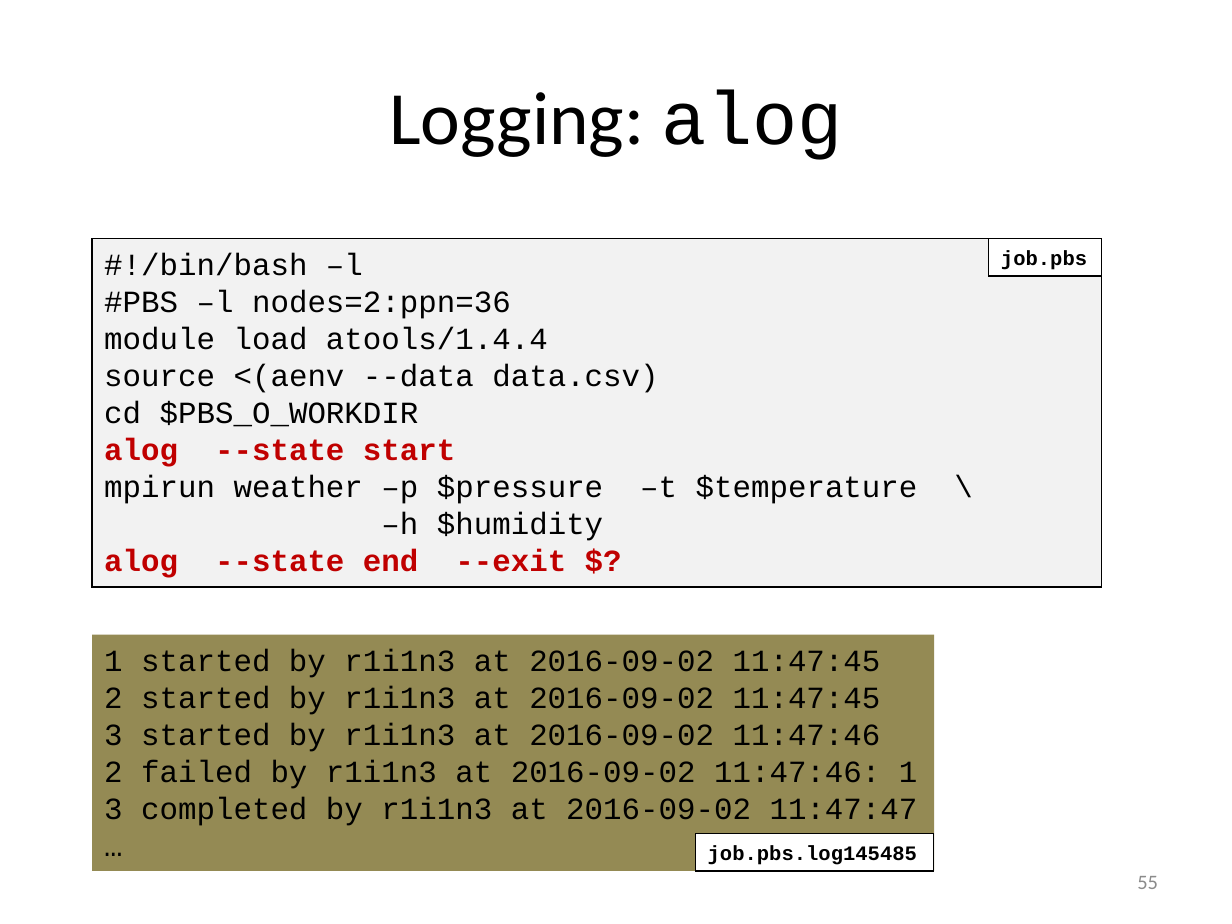
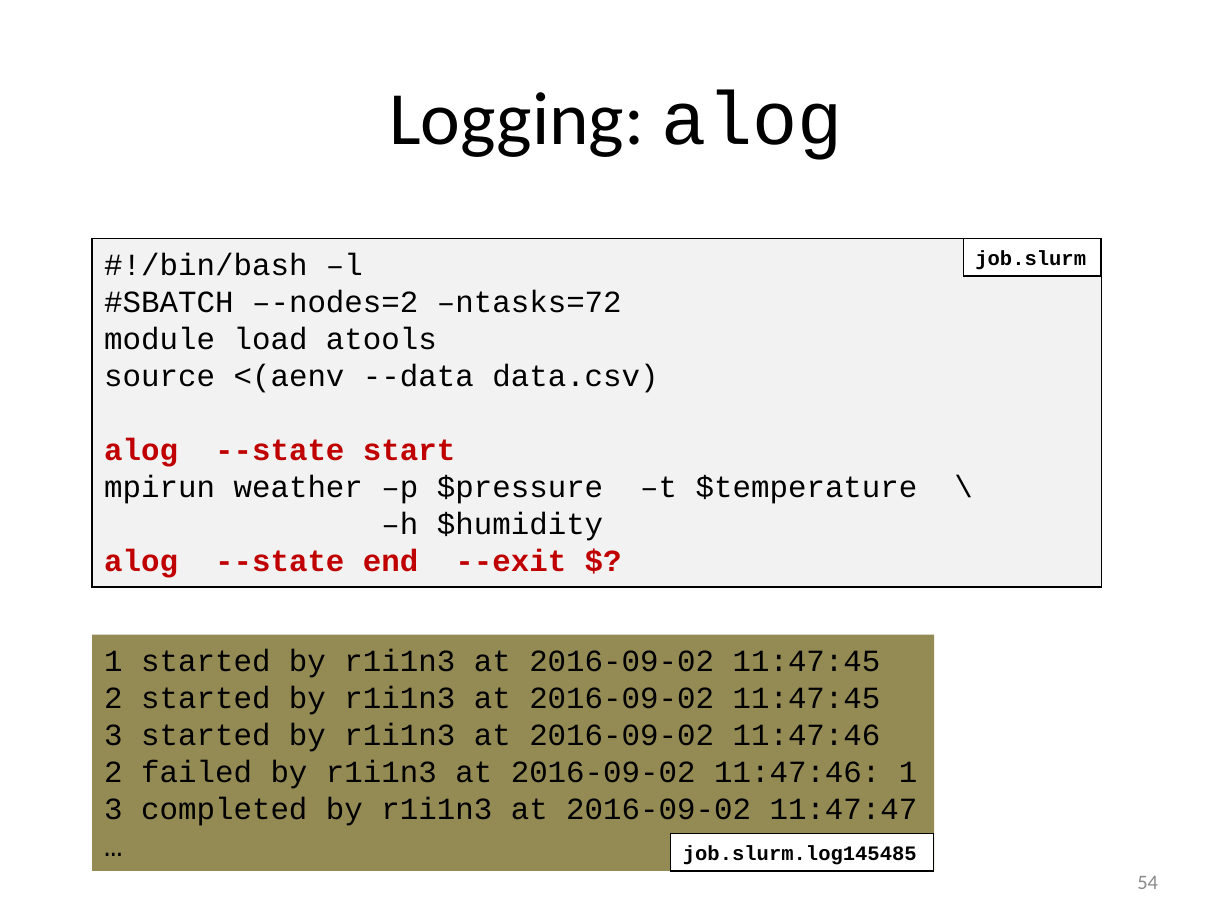
Before and after one commit to gjbex/worker-and-atools, a slide deck: slide 54 of worker_atools.pptx (slide 55 before the commit). Drawn at 1232x924 pixels with LibreOffice and Linux fonts; fonts in the diff are those of the drawing. Boxes give left, top, right and bottom in pixels: in the first picture for what was removed or moved away, otherwise in the second. Text is boxed around its words. In the diff, an @@ line names an element or a change of style, - is before the commit and + after.

Commit message:
Adapted atools slides for Slurm

```diff
--- a/worker_atools.pptx
+++ b/worker_atools.pptx
@@ rectangle "job.slurm": place and size @@
-rectangle "job.slurm" at [989,239,1101,276]
+rectangle "job.slurm" at [963,239,1101,276]
@@ text in rectangle at [975,250,1086,270]: text changed @@
-job.pbs
+job.slurm
@@ text in rectangle at [104,290,622,350]: text changed @@
-#PBS –l nodes=2:ppn=36
-module load atools/1.4.4
+#SBATCH –-nodes=2 –ntasks=72
+module load atools
@@ text in rectangle at [104,401,419,427]: paragraph removed @@
-cd $PBS_O_WORKDIR
@@ rectangle "job.slurm.log145485": place and size @@
-rectangle "job.slurm.log145485" at [696,834,934,871]
+rectangle "job.slurm.log145485" at [670,834,933,871]
@@ text in rectangle at [683,845,917,865]: text changed @@
-job.pbs.log145485
+job.slurm.log145485
@@ page number at [1137,876,1158,889]: text changed @@
-55
+54
```
Also in this commit, not shown: 22 other slides changed, 1 slide removed.
